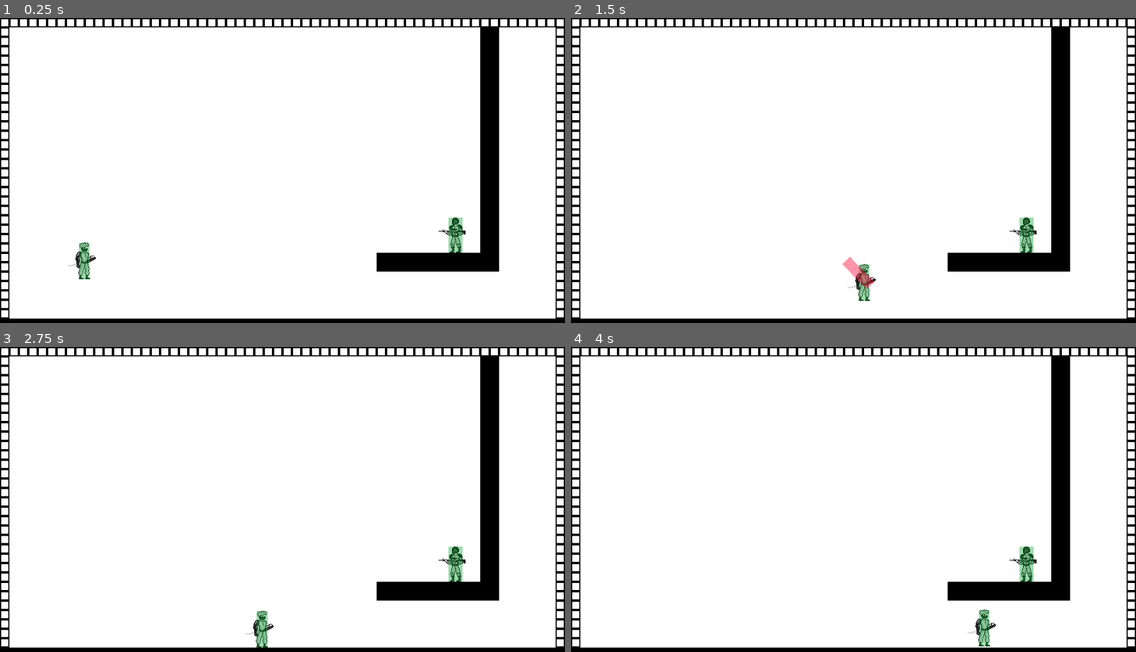
Above: before the commit, frames 1-4 (two rows, left to right).
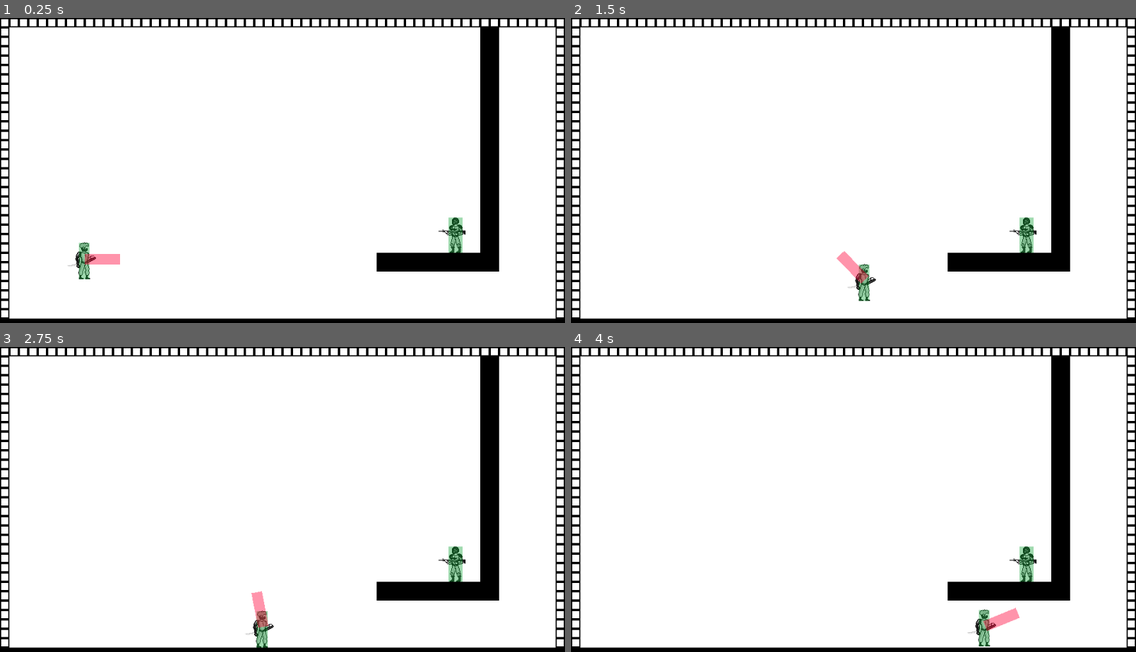
Above: after the commit, the same moments.

Repository: Dkoplik/Paint-it-Black
Game: Godot game, scene res://test_level.tscn
Two runs of this game, one before a commit and one after it. Both use one fixed random seed, a clock stepped at 60 frames per second and the inputs below. This scene is started directly instead of the project's main scene.
Inputs (mouse positions are in pixels of both pictures, inside the frame that each line leads up to):
- Up to frame 1 (0.25 s): no input
- Up to frame 2 (1.5 s): move the mouse to (977, 161) at 0.52 s; press the mouse at (977, 161) at 0.53 s; hold D (move_right) from 0.53 s (still down); tap Space (jump) at 0.77 s; move the mouse to (740, 191) at 1.27 s; release the mouse at (740, 191) at 1.28 s; click (740, 191) at 1.35 s
- Up to frame 3 (2.75 s): tap Space (jump) at 1.52 s; move the mouse to (339, 435) at 2.02 s; release D (move_right) at 2.03 s; press the mouse at (339, 435) at 2.03 s; hold A (move_left) from 2.03 s (still down)
- Up to frame 4 (4 s): move the mouse to (825, 569) at 2.77 s; release A (move_left) at 2.78 s; release the mouse at (825, 569) at 2.78 s; hold D (move_right) from 2.78 s (still down); click (825, 569) at 2.85 s; tap Space (jump) at 3.02, 3.77 s; move the mouse to (1023, 554) at 3.52 s; press the mouse at (1023, 554) at 3.53 s

The runs differ from the first frame. In frame 1, 0.2% of the frame differs, in the area x 15-22%, y 77-81%; in frame 2, 0.1%; in frame 3, 0.2%, in the area x 44-48%, y 79-93%; in frame 4, 0.2%.
Error after the commit: Invalid assignment of property or key 'disabled' with value of type 'bool' on a base object of type 'null instance'. (res://hit_box.gd:26)

Commit message:
Обновил сцену с игроком
Сделал имена узлов игрока более понятными.

Diff:
--- a/Paint-it-Black/player/player.tscn
+++ b/Paint-it-Black/player/player.tscn
@@ -32,7 +32,7 @@
 tracks/0/type = "bezier"
 tracks/0/imported = false
 tracks/0/enabled = true
-tracks/0/path = NodePath("CollisionShape2D:shape:size:x")
+tracks/0/path = NodePath("HitBoxShape:shape:size:x")
 tracks/0/interp = 1
 tracks/0/loop_wrap = true
 tracks/0/keys = {
@@ -43,7 +43,7 @@
 tracks/1/type = "bezier"
 tracks/1/imported = false
 tracks/1/enabled = true
-tracks/1/path = NodePath("CollisionShape2D:shape:size:y")
+tracks/1/path = NodePath("HitBoxShape:shape:size:y")
 tracks/1/interp = 1
 tracks/1/loop_wrap = true
 tracks/1/keys = {
@@ -54,7 +54,7 @@
 tracks/2/type = "bezier"
 tracks/2/imported = false
 tracks/2/enabled = true
-tracks/2/path = NodePath("CollisionShape2D:position:x")
+tracks/2/path = NodePath("HitBoxShape:position:x")
 tracks/2/interp = 1
 tracks/2/loop_wrap = true
 tracks/2/keys = {
@@ -65,7 +65,7 @@
 tracks/3/type = "bezier"
 tracks/3/imported = false
 tracks/3/enabled = true
-tracks/3/path = NodePath("CollisionShape2D:position:y")
+tracks/3/path = NodePath("HitBoxShape:position:y")
 tracks/3/interp = 1
 tracks/3/loop_wrap = true
 tracks/3/keys = {
@@ -76,7 +76,7 @@
 tracks/4/type = "value"
 tracks/4/imported = false
 tracks/4/enabled = true
-tracks/4/path = NodePath("CollisionShape2D:disabled")
+tracks/4/path = NodePath("HitBoxShape:disabled")
 tracks/4/interp = 1
 tracks/4/loop_wrap = true
 tracks/4/keys = {
@@ -88,7 +88,7 @@
 tracks/5/type = "value"
 tracks/5/imported = false
 tracks/5/enabled = true
-tracks/5/path = NodePath("CollisionShape2D:visible")
+tracks/5/path = NodePath("HitBoxShape:visible")
 tracks/5/interp = 1
 tracks/5/loop_wrap = true
 tracks/5/keys = {
@@ -157,12 +157,12 @@
 attack_data = ExtResource("9_pjllk")
 hittable_groups = Array[StringName]([&"enemy"])
 
-[node name="CollisionShape2D" type="CollisionShape2D" parent="PlayerAttack/HitBox"]
+[node name="HitBoxShape" type="CollisionShape2D" parent="PlayerAttack/HitBox"]
 position = Vector2(30, 0)
 shape = SubResource("RectangleShape2D_0rm63")
 debug_color = Color(1, 0, 0.219608, 0.419608)
 
-[node name="ColorRect" type="ColorRect" parent="PlayerAttack/HitBox/CollisionShape2D"]
+[node name="ColorRect" type="ColorRect" parent="PlayerAttack/HitBox/HitBoxShape"]
 offset_left = -30.0
 offset_top = -8.0
 offset_right = 10.0
@@ -171,7 +171,7 @@
 mouse_filter = 2
 color = Color(1, 0, 0.219608, 0.419608)
 
-[node name="AnimationPlayer" type="AnimationPlayer" parent="PlayerAttack"]
+[node name="HitBoxAnimator" type="AnimationPlayer" parent="PlayerAttack"]
 root_node = NodePath("../HitBox")
 libraries = {
 "": SubResource("AnimationLibrary_4ka6q")
